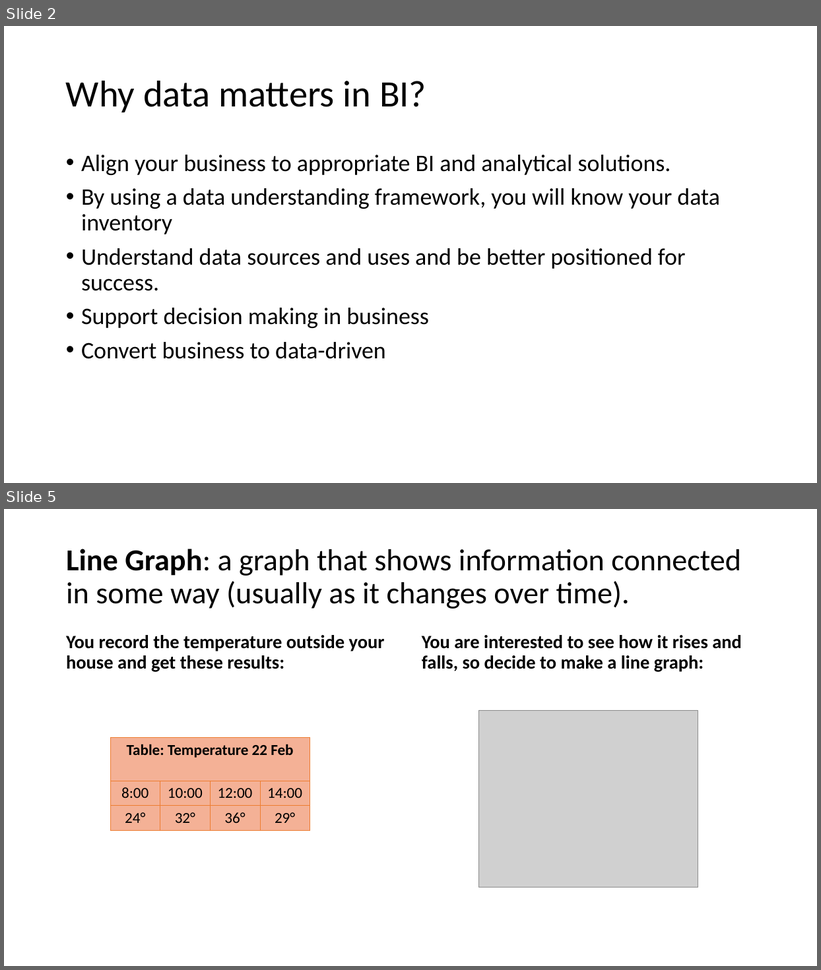
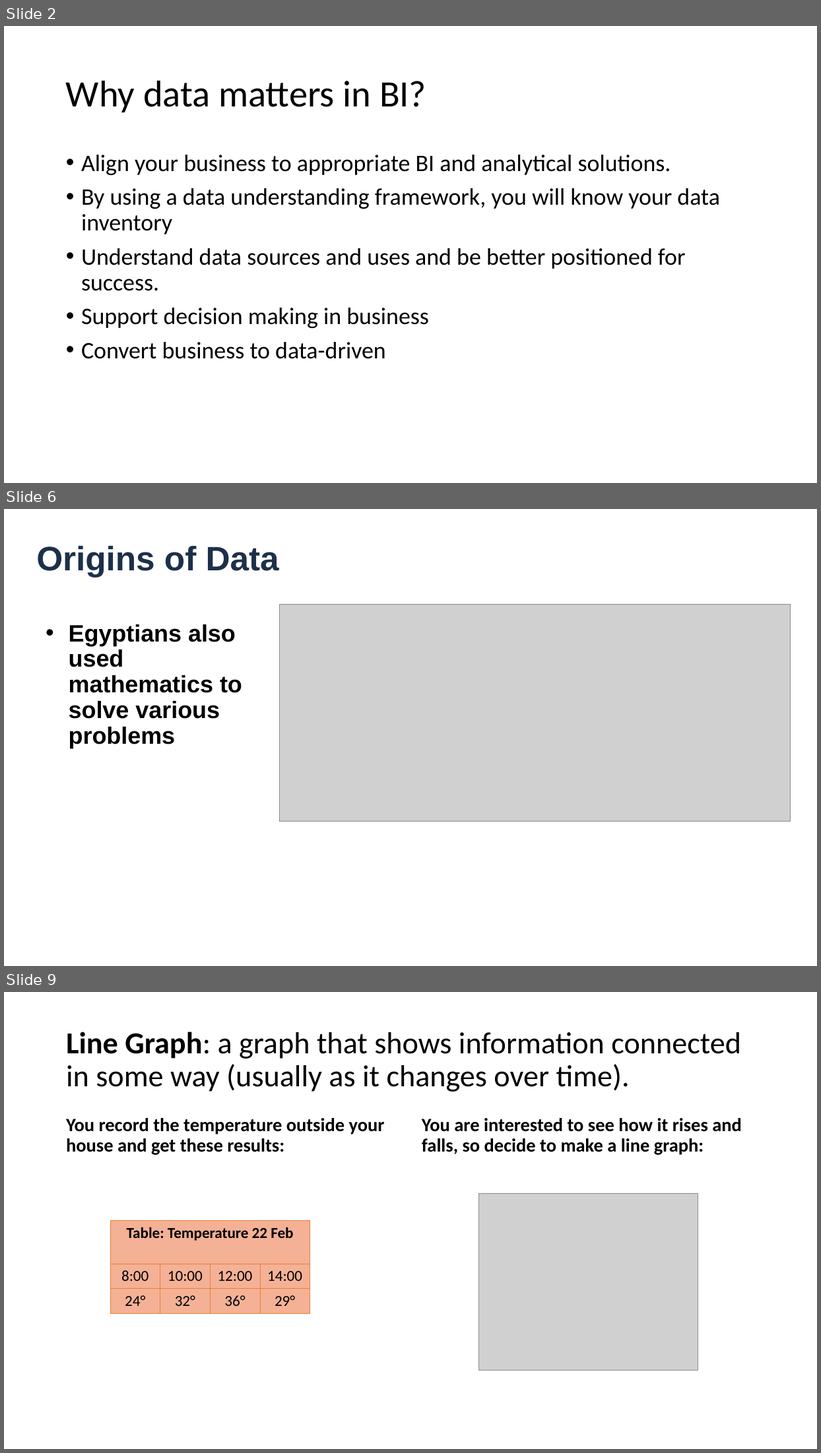
Before and after one commit to kate0543/BIiP-Data-Visualization, a slide deck: BIP Data Graphs.pptx. Shown one above the other, each under a label of ours: slides 2 and 5 before the commit, slides 2, 6 and 9 after it; the slides between them are not shown. The pictures are 821x970 and 821x1453 pixels, drawn with LibreOffice and Linux fonts; fonts in the diff are those of the drawing; grey boxes stand for pictures; background and template pictures are left out. Boxes give left, top, right and bottom in pixels: in the first picture for what was removed or moved away, otherwise in the second. Text is boxed around its words. In the diff, an @@ line names an element or a change of style, - is before the commit and + after.

```diff
--- a/BIP Data Graphs.pptx
+++ b/BIP Data Graphs.pptx
@@ slide 6 added at <box>4,509,817,966</box>, background #FFFFFF @@
@@ text added at <box>36,545,279,577</box>, 40 pt, text #1C304A, bold @@
+Origins of Data
@@ picture added at <box>279,605,790,822</box> @@
@@ text added at <box>69,625,242,749</box>, 28 pt, text #000000, bold @@
+• Egyptians also used mathematics to solve various problems
@@ what was slide 5 is now slide 9 @@
```
Also in this commit, not shown: 6 slides changed, 3 other slides added, 18 other files.
